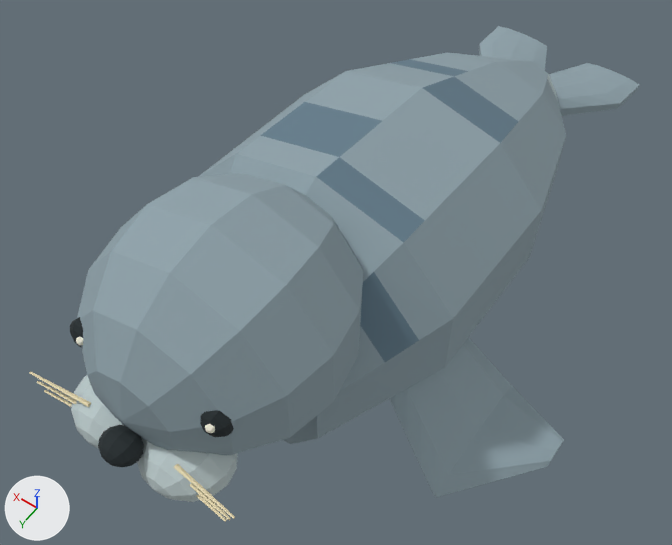
Renders of the glTF model public/models/ocean/Seal.gltf from each side of a commit.
One viewpoint serves both versions: a 50 mm lens placed at (-2.57, 4.41, 6.66), pointed at (0.03, 0.76, 0.92). Lighting does not change. The marker at lower left points along +X, +Y and +Z. The older version comes first. Vertices at exactly the same position are counted once.

The first picture shows 'AnimalSkin'.
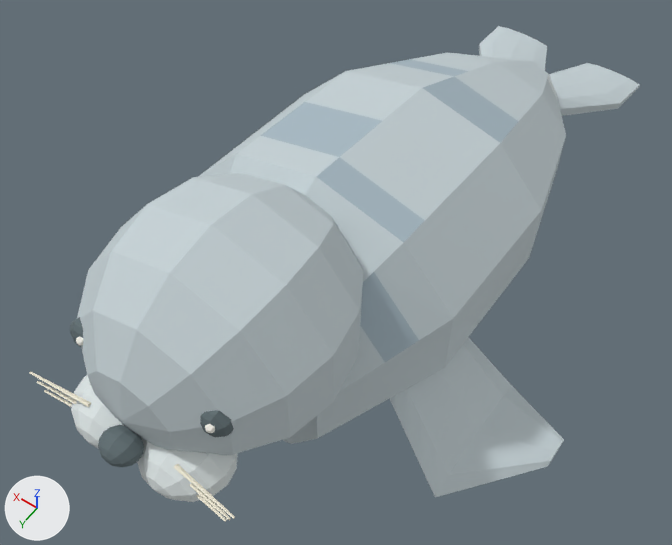
Changed parts and their boxes (x1, y1, x2, y2) in the pictures (672 x 545 px):
part 1 of me_sealskin, recoloured (grey to light grey)
    both: (77, 26, 640, 497)
part 2 of me_sealskin, recoloured
    both: (30, 74, 558, 522)
part 3 of me_sealskin, recoloured
    both: (70, 317, 234, 467)

Patch to the scene script:
```diff
--- a/public/models/ocean/Seal.gltf.py
+++ b/public/models/ocean/Seal.gltf.py
@@ me_sealskin @@
 me_sealskin.from_pydata(...)  # 1071 vertices, 2118 faces; spans x -2.03..2.03, y -3.35..3.15, z 0.22..2.69
 # used by ob_animalskin; location = (0.0, 0.0, 0.0)
+# me_sealskin part 1: 1013 faces centred in x -2.03..2.03, y -3.35..2.96, z 0.24..2.62 are repainted in the vertex colours; the middle colour goes from grey #8fa2aa to light grey #c5d1d5
+# me_sealskin part 2: 746 faces centred in x -0.98..0.98, y -2.33..3.07, z 0.25..2.06 are repainted in the vertex colours; the middle colour goes from light grey #becdce to white #e0e8e8
+# me_sealskin part 3: 359 faces centred in x -0.61..0.61, y 2.67..3.15, z 1.52..2.1 are repainted in the vertex colours; the middle colour goes from black #1e282b to grey #606e72
 me_sealskin.materials.append(mat_oceanvertexcolors)
```
